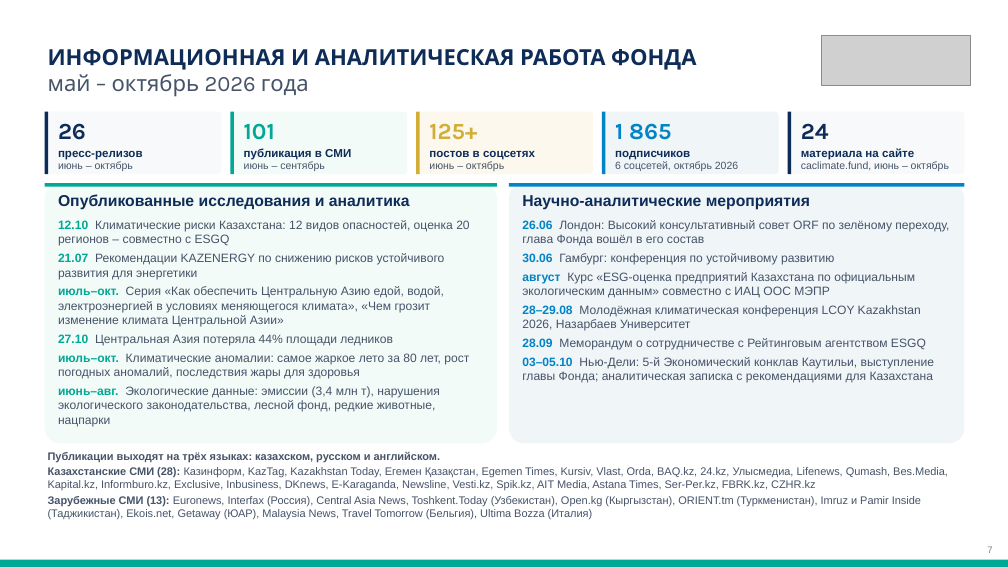
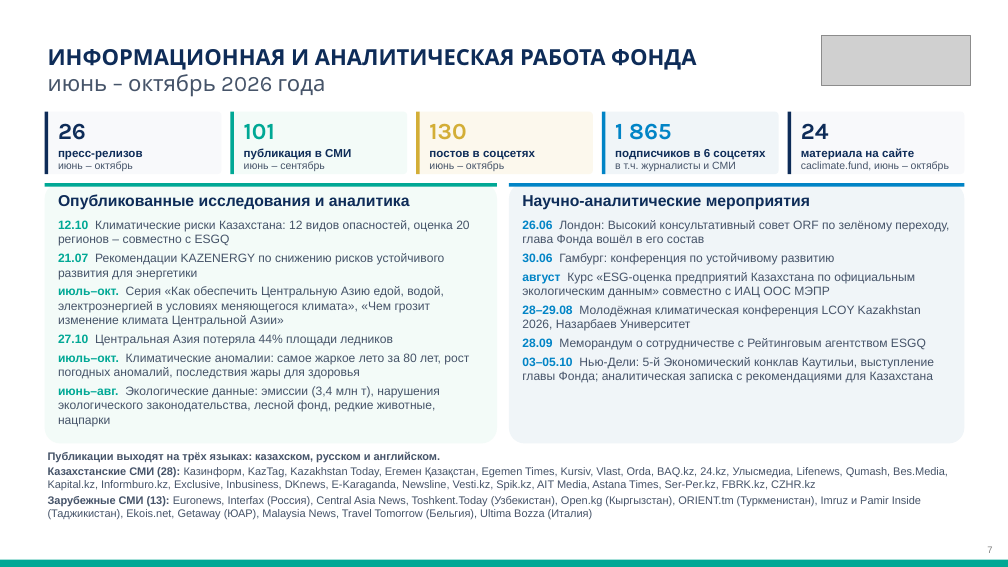
Before and after one commit to murat01042014/obsidian-vault, a slide deck: slide 7 of TAZA/_документы/Презентация для партнёров – ЦАКФ и Таза Қазақстан.pptx. Drawn at 1008x567 pixels with LibreOffice and Linux fonts; fonts in the diff are those of the drawing; grey boxes stand for pictures. Boxes give left, top, right and bottom in pixels: in the first picture for what was removed or moved away, otherwise in the second. Text is boxed around its words. In the diff, an @@ line names an element or a change of style, - is before the commit and + after.

```diff
--- a/TAZA/_документы/Презентация для партнёров – ЦАКФ и Таза Қазақстан.pptx
+++ b/TAZA/_документы/Презентация для партнёров – ЦАКФ и Таза Қазақстан.pptx
@@ text at <box>48,74,326,97</box>: text changed @@
-май – октябрь 2026 года
+июнь – октябрь 2026 года
@@ text at <box>429,123,466,140</box>: text changed @@
-125+
+130
@@ text at <box>615,148,765,160</box>: text changed @@
-подписчиков
+подписчиков в 6 соцсетях
@@ text at <box>615,161,736,171</box>: text changed @@
-6 соцсетей, октябрь 2026
+в т.ч. журналисты и СМИ
```
Also in this commit, not shown: 1 other file.
